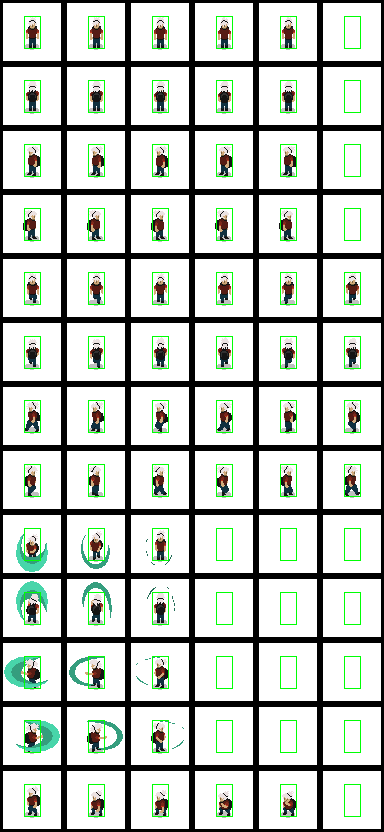
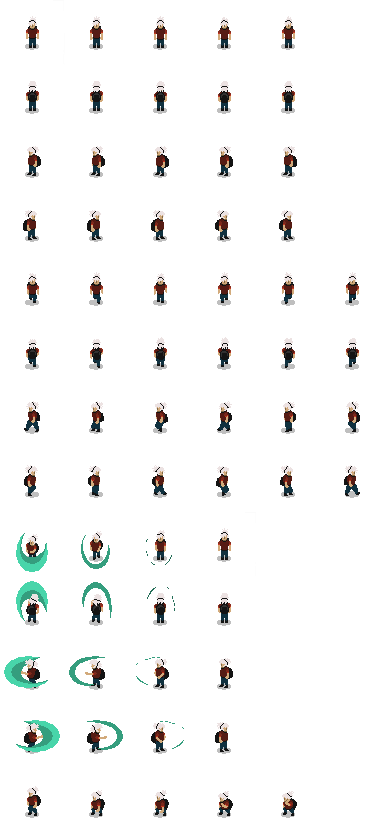
Comparing the layer stacks of the two w=384, h=832 images. Changes:
hid "TIles" over [left=0, top=0, right=384, bottom=832]
painted on "player_sheet.png" over [left=215, top=512, right=256, bottom=754]
